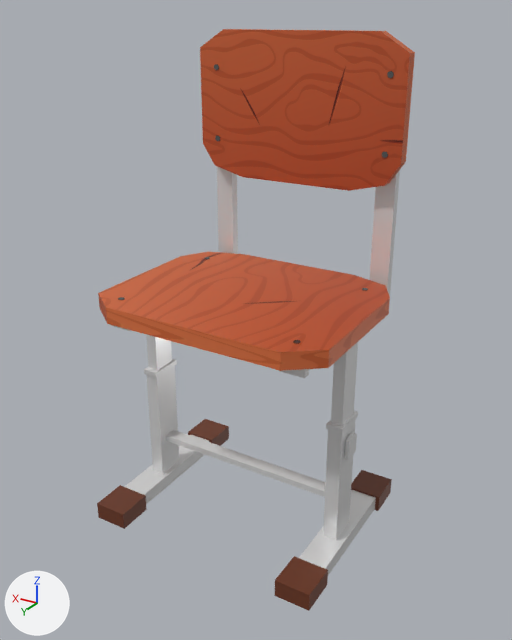
The Blender file Assets/_Project/Arts/3D Model/Assets/Kursi/Kursi 2/Kursi 2.blend: old version first, new version second.
One viewpoint serves both versions: a 50 mm lens placed at (-0.565, 0.924, 0.858), pointed at (-0.002, -0.014, 0.389). The axes (+X, +Y, +Z) are drawn at lower left. The lights are the same throughout.

The older version as bpy lines, for what is in view:
```python
ob_alas_duduk = bpy.data.objects.new('Alas Duduk', me_cube_004)
ob_alas_duduk.parent = ob_kursi_handler
ob_alas_duduk.location = (0.0121, -0.551, 0.423)
ob_alas_sender = bpy.data.objects.new('Alas Sender', me_cube_007)
ob_alas_sender.parent = ob_kursi_handler
ob_alas_sender.location = (0.0121, -0.693, 0.695)
ob_alas_sender.rotation_euler = (-1.571, 0.0, 3.142)  # degrees (-90, 0, 180)
ob_alas_sender.scale = (0.191, 0.117, 0.0109)
ob_kaki_kursi = bpy.data.objects.new('Kaki Kursi', me_cube_002)
ob_kaki_kursi.parent = ob_kursi_handler
ob_kaki_kursi.location = (0.0121, -0.522, 0.0926)
ob_kerangka_bawah = bpy.data.objects.new('Kerangka Bawah', me_cube_005)
ob_kerangka_bawah.parent = ob_kursi_handler
ob_kerangka_bawah.location = (0.171, -0.606, 0.513)
ob_kerangka_bawah.rotation_euler = (0.0, 0.0, 3.142)  # degrees (0, 0, 180)
ob_kerangka_bawah.scale = (1.29, 1.0, 1.0)
```
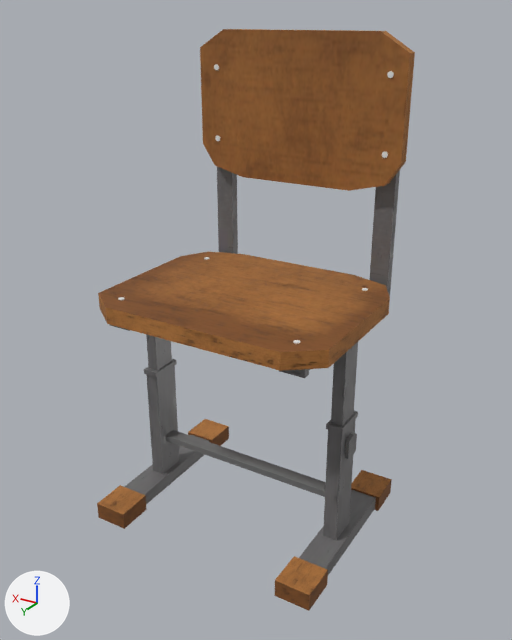
Location of each change, [x1, y1, x2, y2] in pixels of the pictures (512 x 640 px):
'Alas Sender', recoloured, surface changed: [200, 29, 415, 191] in both
'Alas Duduk', recoloured (orange to brown): [98, 252, 390, 371] in both
'Kaki Kursi', recoloured: [97, 334, 392, 611] in both
part 1 of me_cube_005, recoloured: [129, 170, 400, 378] in both
part 2 of me_cube_005, recoloured: [110, 166, 233, 331] in both
part 3 of me_cube_005, recoloured: [279, 175, 396, 378] in both

Patch to the scene script:
```diff
--- a/Assets/_Project/Arts/3D Model/Assets/Kursi/Kursi 2/Kursi 2.blend.py
+++ b/Assets/_Project/Arts/3D Model/Assets/Kursi/Kursi 2/Kursi 2.blend.py
@@ mat_wood @@
+mat_wood = bpy.data.materials.new('Wood')
+# uses the picture img_school_chair_wood_basecolor_jpg_002
+# uses the picture img_school_chair_wood_height_jpg_002
+# uses the picture img_school_chair_wood_metallic_jpg_002
+# uses the picture img_school_chair_wood_normal_jpg_002
+# uses the picture img_school_chair_wood_roughness_jpg_002
@@ mat_maincolor @@
+mat_maincolor = bpy.data.materials.new('MainColor')
+# uses the picture img_school_chair_maincolor_basecolor_jpg
+# uses the picture img_school_chair_maincolor_height_jpg
+# uses the picture img_school_chair_maincolor_metallic_jpg
+# uses the picture img_school_chair_maincolor_normal_jpg
+# uses the picture img_school_chair_maincolor_roughness_jpg
@@ me_cube_002 @@
 me_cube_002.from_pydata(...)  # 156 vertices, 146 faces; spans x -0.217..0.217, y -0.176..0.169, z -0.091..0.316
-me_cube_002.materials.append(mat_besi)  # white #e7e7e7
-me_cube_002.materials.append(mat_alas)  # brown #6a351e
+me_cube_002.materials.append(mat_maincolor)
+me_cube_002.materials.append(mat_wood)
@@ me_cube_004 @@
 me_cube_004.from_pydata(...)  # 20 vertices, 12 faces; spans x -0.21..0.21, y -0.147..0.194, z -0.014..0.014
-me_cube_004.materials.append(mat_kayu)
+me_cube_004.materials.append(mat_wood)
@@ me_cube_005 @@
 me_cube_005.from_pydata(...)  # 72 vertices, 64 faces; spans x -0.016..0.262, y -0.22..0.116, z -0.122..0.23
 # used by ob_kerangka_bawah; parent = ob_kursi_handler; location = (0.171, -0.606, 0.513); rotation_euler = (0.0, 0.0, 3.142), in degrees (0, 0, 180); scale = (1.29, 1.0, 1.0)
+# me_cube_005 part 1: 28 of the faces centred in x -0.016..0.262, y -0.214..0.106, z -0.112..0.225 switch from mat_besi (white #e7e7e7) to mat_maincolor
+# me_cube_005 part 2: all 13 faces centred in x 0.0, y -0.22..0.114, z -0.122..0.059 switch from mat_besi (white #e7e7e7) to mat_maincolor
+# me_cube_005 part 3: all 13 faces centred in x 0.246, y -0.22..0.114, z -0.122..0.059 switch from mat_besi (white #e7e7e7) to mat_maincolor
@@ me_cube_007 @@
 me_cube_007.from_pydata(...)  # 20 vertices, 12 faces; spans x -1.0..1.0, y -1.21..0.91, z -1.0..1.0
 # used by ob_alas_sender; parent = ob_kursi_handler; location = (0.0121, -0.693, 0.695); rotation_euler = (-1.571, 0.0, 3.142), in degrees (-90, 0, 180); scale = (0.191, 0.117, 0.0109)
-me_cube_007.materials.append(mat_kayu)
+# me_cube_007 part 4: texture (UV) coordinates of 12 of 12 faces, centred in x -1.0..1.0, y -1.21..0.91, z -1.0..1.0, changed; they spanned u 0.01..0.99, v 0.01..1.0 and now span u 0.47..0.82, v 0.39..0.79
+me_cube_007.materials.append(mat_wood)
```
